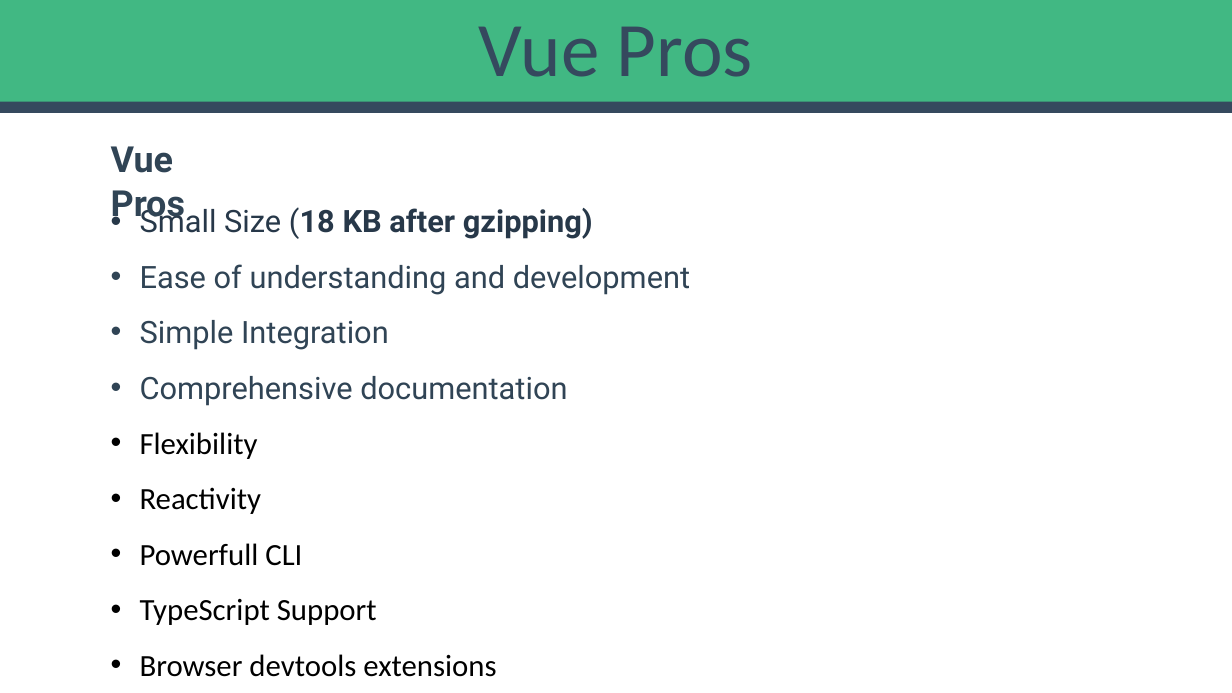
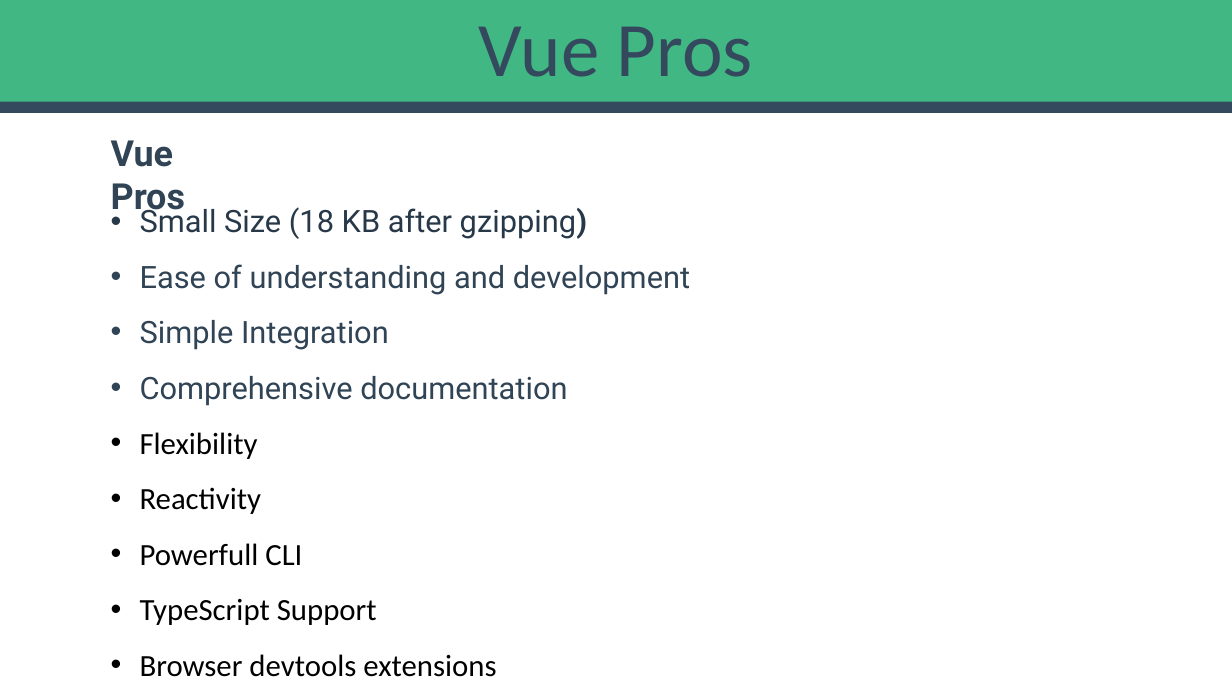
Before and after one commit to myprojectsfile/My-Vue-Course, a slide deck: slide 2 of Presentations/01 - Introduction/01 - What is Vue.js.pptx. Drawn at 1232x693 pixels with LibreOffice and Linux fonts; fonts in the diff are those of the drawing; background and template pictures are left out. Boxes give left, top, right and bottom in pixels: in the first picture for what was removed or moved away, otherwise in the second. Text is boxed around its words. In the diff, an @@ line names an element or a change of style, - is before the commit and + after.

```diff
--- a/Presentations/01 - Introduction/01 - What is Vue.js.pptx
+++ b/Presentations/01 - Introduction/01 - What is Vue.js.pptx
@@ text "Vue Pros": place and size @@
-text "Vue Pros" at bbox=[111, 146, 185, 224]
+text "Vue Pros" at bbox=[111, 140, 185, 218]
@@ text at bbox=[140, 205, 587, 239]: bold off in "(18 KB after gzipping)" @@
```
Also in this commit, not shown: 2 other slides changed, 1 other file.
